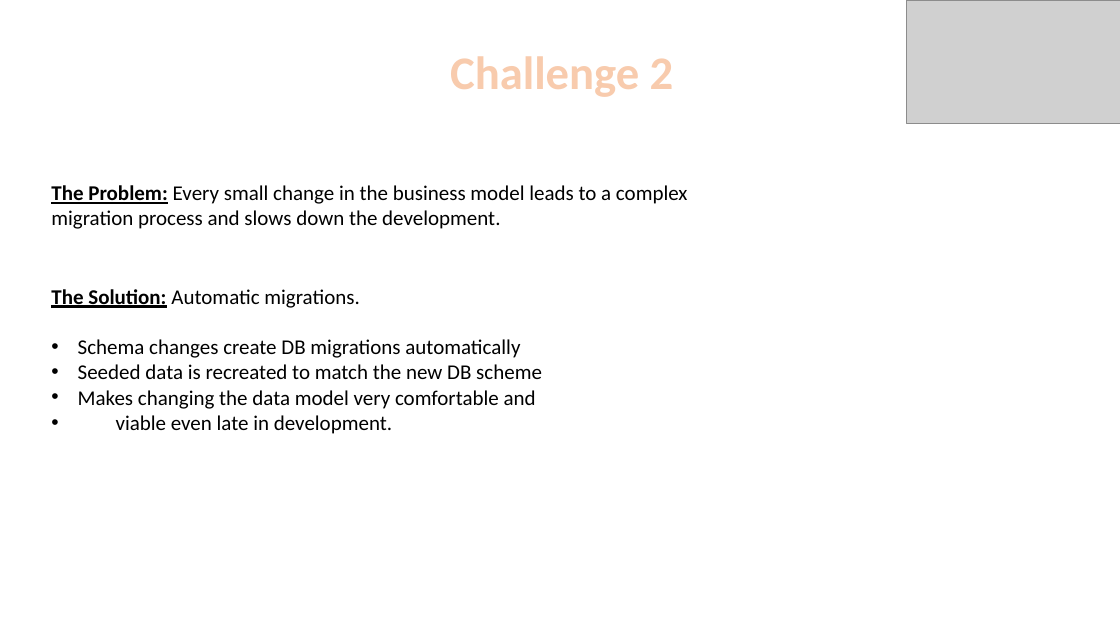
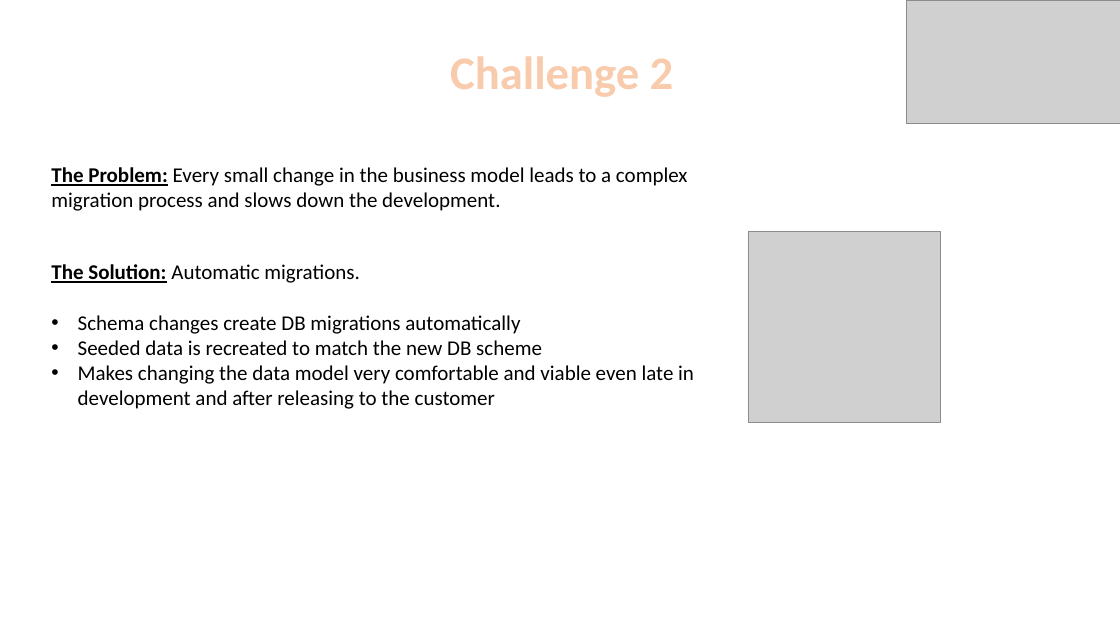
Before and after one commit to roypillar/Michtava, a slide deck: slide 7 of Michtava - Presentation.pptx. Drawn at 1120x630 pixels with LibreOffice and Linux fonts; fonts in the diff are those of the drawing; grey boxes stand for pictures; background and template pictures are left out. Boxes give left, top, right and bottom in pixels: in the first picture for what was removed or moved away, otherwise in the second. Text is boxed around its words. In the diff, an @@ line names an element or a change of style, - is before the commit and + after.

```diff
--- a/Michtava - Presentation.pptx
+++ b/Michtava - Presentation.pptx
@@ text "The Problem: Every small change ...": place and size @@
-text "The Problem: Every small change ..." at box(51, 185, 688, 229)
+text "The Problem: Every small change ..." at box(51, 167, 688, 211)
@@ picture added at box(749, 231, 940, 423) @@
@@ text "The Solution: Automatic migrations.": place and size @@
-text "The Solution: Automatic migrations." at box(51, 289, 542, 434)
+text "The Solution: Automatic migrations." at box(51, 264, 694, 409)
@@ text at box(78, 365, 694, 409): text changed @@
-• Makes changing the data model very comfortable and
-• viable even late in development.
+• Makes changing the data model very comfortable and viable even late in development and after releasing to the customer
```
Also in this commit, not shown: 1 other slide changed, 1 slide added, 1 slide removed.
